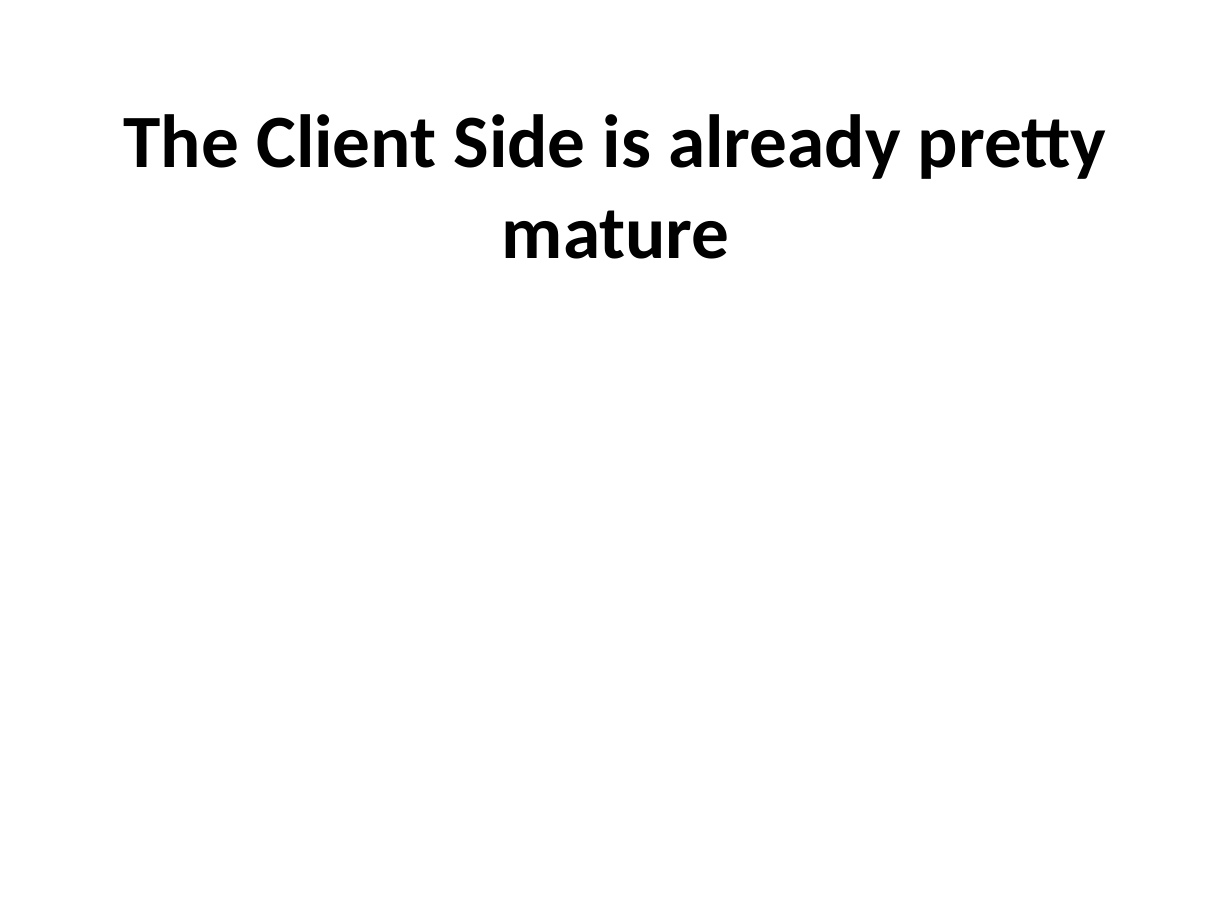
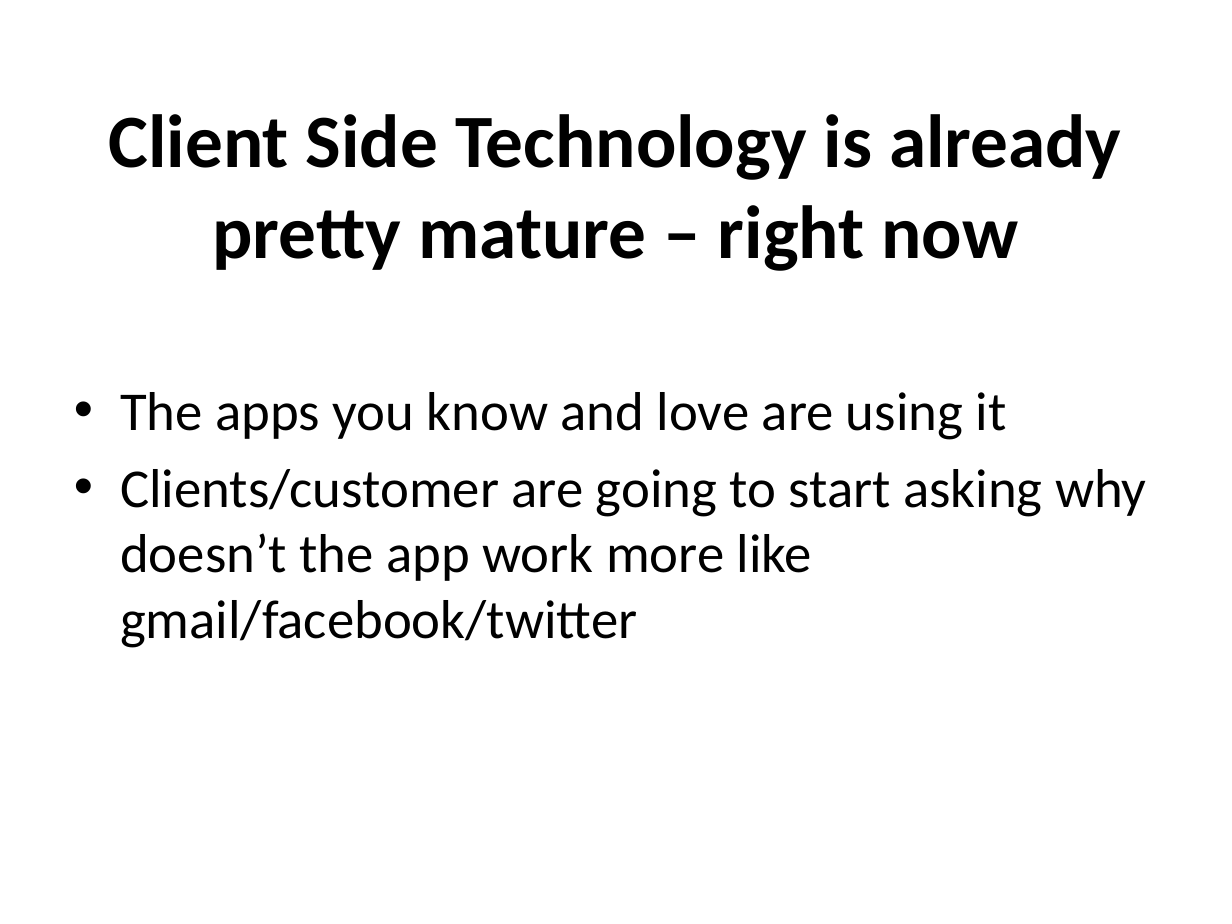
Before and after one commit to jkoynok/TechFest.BackBone, a slide deck: slide 18 of TechFest.Backbone/tf.backbone.pptx. Drawn at 1232x924 pixels with LibreOffice and Linux fonts; fonts in the diff are those of the drawing. Boxes give left, top, right and bottom in pixels: in the first picture for what was removed or moved away, otherwise in the second. Text is boxed around its words. In the diff, an @@ line names an element or a change of style, - is before the commit and + after.

```diff
--- a/TechFest.Backbone/tf.backbone.pptx
+++ b/TechFest.Backbone/tf.backbone.pptx
@@ title at (109, 114, 1121, 271): text changed @@
-The Client Side is already pretty mature
+Client Side Technology is already pretty mature – right now
@@ text added at (120, 392, 1147, 648), 32 pt, text #000000 @@
+• The apps you know and love are using it
+• Clients/customer are going to start asking why doesn’t the app work more like gmail/facebook/twitter
```
Also in this commit, not shown: 5 other slides changed, 1 slide added, 1 slide removed, 4 other files.
